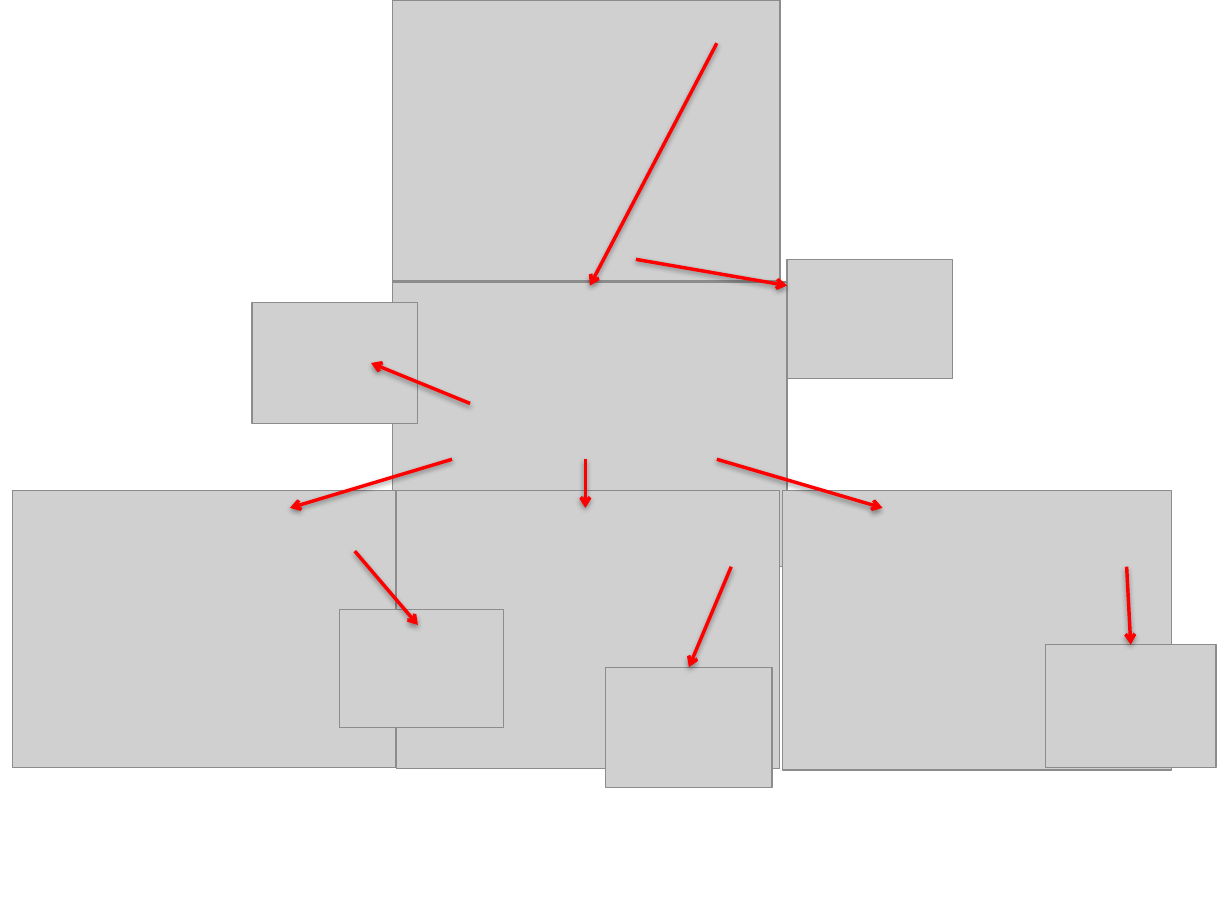
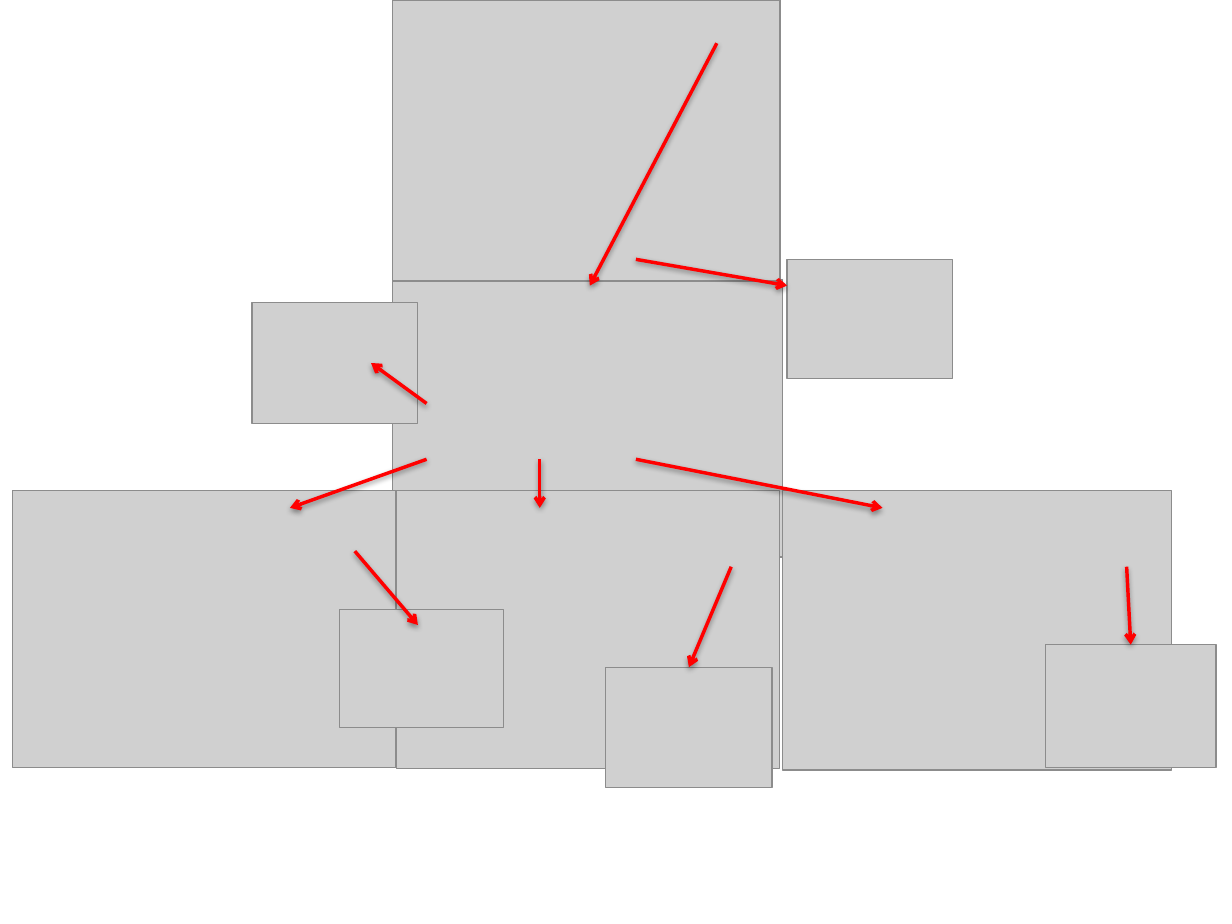
Before and after one commit to BBK-SDP-2015-emassa01/Project, a slide deck: slide 1 of images/Jellibean Flow.pptx. Drawn at 1232x924 pixels with LibreOffice and Linux fonts; fonts in the diff are those of the drawing; grey boxes stand for pictures. Boxes give left, top, right and bottom in pixels: in the first picture for what was removed or moved away, otherwise in the second. Text is boxed around its words. In the diff, an @@ line names an element or a change of style, - is before the commit and + after.

```diff
--- a/images/Jellibean Flow.pptx
+++ b/images/Jellibean Flow.pptx
@@ picture: place and size @@
-picture at (393,282,787,567)
+picture at (393,280,782,557)
@@ arrow moved from (471, 403) - (371, 363) to (426, 403) - (371, 363) @@
@@ arrow moved from (452, 460) - (290, 508) to (426, 460) - (290, 508) @@
@@ arrow moved from (585, 460) - (585, 508) to (540, 460) - (540, 508) @@
@@ arrow moved from (717, 460) - (882, 508) to (636, 460) - (882, 508) @@
```
Also in this commit, not shown: 11 other files.
